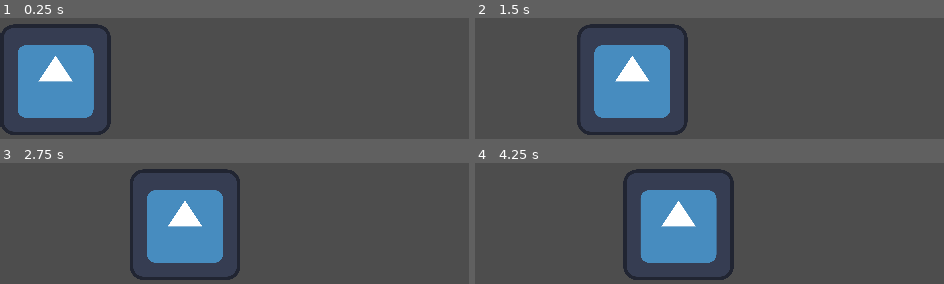
Above: before the commit, frames 1-4 (two rows, left to right).
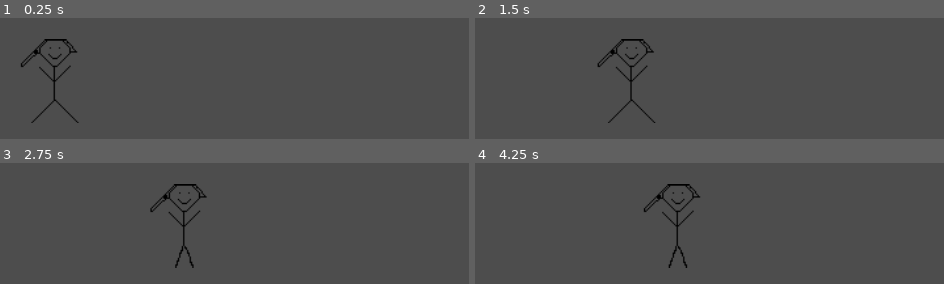
Above: after the commit, the same moments.

Repository: matjoerg/godot-test
Game: Godot game, scene res://player/player.tscn
The game is run twice, just before and just after one commit, with the same random seed, the same clock (stepped at 60 frames per second) and the same inputs. Before the commit the project starts from res://player.tscn. The engine's default icon, where the game draws it, is replaced by a stand-in: a white triangle on a blue panel in a dark square.
Inputs:
- Up to frame 1 (0.25 s): no input
- Up to frame 2 (1.5 s): tap Enter at 0.5 s; hold Right (move_right) 0.53-1.28 s; hold Left (move_left) from 1.28 s (still down)
- Up to frame 3 (2.75 s): release Left (move_left) at 2.03 s; hold Right (move_right) from 2.03 s (still down)
- Up to frame 4 (4.25 s): release Right (move_right) at 3.53 s; hold Left (move_left) from 3.53 s (still down)

The runs differ from the first frame. In frame 1, 13% of the frame differs, in the area x 0-24%, y 4-97%; in frame 2, 13%; in frame 3, 12%; in frame 4, 13%.

Commit message:
Add Emilies sprite with animation

Diff:
--- a/player.tscn
+++ /dev/null
@@ -1,20 +0,0 @@
-[gd_scene load_steps=4 format=3 uid="uid://b0mpb0q4ucp5"]
-
-[ext_resource type="Script" path="res://player.gd" id="1_yuftg"]
-[ext_resource type="Texture2D" uid="uid://docodeh8b4twn" path="res://Godot_icon.svg" id="2_1d2a0"]
-
-[sub_resource type="RectangleShape2D" id="RectangleShape2D_cwdih"]
-size = Vector2(192, 190)
-
-[node name="Player" type="Area2D"]
-position = Vector2(118, 989)
-script = ExtResource("1_yuftg")
-metadata/_edit_group_ = true
-
-[node name="GodotIcon" type="Sprite2D" parent="."]
-scale = Vector2(0.233398, 0.233398)
-texture = ExtResource("2_1d2a0")
-
-[node name="CollisionShape2D" type="CollisionShape2D" parent="."]
-position = Vector2(0, 6)
-shape = SubResource("RectangleShape2D_cwdih")
--- a/player.gd
+++ b/player/player.gd
@@ -15,8 +15,13 @@
 		velocity.x += 1
 	if Input.is_action_pressed("move_left"):
 		velocity.x -= 1
-	velocity = velocity.normalized() * speed
+
+	if velocity.length() > 0:
+		velocity = velocity.normalized() * speed
+		$AnimatedSprite2D.play()
+	else:
+		$AnimatedSprite2D.stop()
+
 	position += velocity * delta
-
 	# Manual screen boundary check
 	position.x = clamp(position.x, 0, screen_size.x)
--- /dev/null
+++ b/player/player.tscn
@@ -0,0 +1,37 @@
+[gd_scene load_steps=6 format=3 uid="uid://b0mpb0q4ucp5"]
+
+[ext_resource type="Script" path="res://player/player.gd" id="1_yuftg"]
+[ext_resource type="Texture2D" uid="uid://0pomgwile7fr" path="res://player/sprite_0.png" id="3_xq0y6"]
+[ext_resource type="Texture2D" uid="uid://d3lo6gc4by04p" path="res://player/sprite_1.png" id="4_rm3ai"]
+
+[sub_resource type="RectangleShape2D" id="RectangleShape2D_cwdih"]
+size = Vector2(107, 187)
+
+[sub_resource type="SpriteFrames" id="SpriteFrames_eo8x0"]
+animations = [{
+"frames": [{
+"duration": 1.0,
+"texture": ExtResource("3_xq0y6")
+}, {
+"duration": 1.0,
+"texture": ExtResource("4_rm3ai")
+}],
+"loop": true,
+"name": &"walk",
+"speed": 7.0
+}]
+
+[node name="Player" type="Area2D"]
+position = Vector2(123, 989)
+script = ExtResource("1_yuftg")
+metadata/_edit_group_ = true
+
+[node name="CollisionShape2D" type="CollisionShape2D" parent="."]
+position = Vector2(-8.5, 4.5)
+shape = SubResource("RectangleShape2D_cwdih")
+
+[node name="AnimatedSprite2D" type="AnimatedSprite2D" parent="."]
+position = Vector2(-3.5, 3.5)
+scale = Vector2(2.82812, 2.82812)
+sprite_frames = SubResource("SpriteFrames_eo8x0")
+animation = &"walk"
--- a/project.godot
+++ b/project.godot
@@ -11,7 +11,7 @@
 [application]
 
 config/name="Godot Test Project"
-run/main_scene="res://player.tscn"
+run/main_scene="res://player/player.tscn"
 config/features=PackedStringArray("4.3", "Forward Plus")
 config/icon="res://icon.svg"
 
Binary file added: player/sprite_0.png
Not shown, added: player/sprite_0.png.import
Binary file added: player/sprite_1.png
Not shown, added: player/sprite_1.png.import
